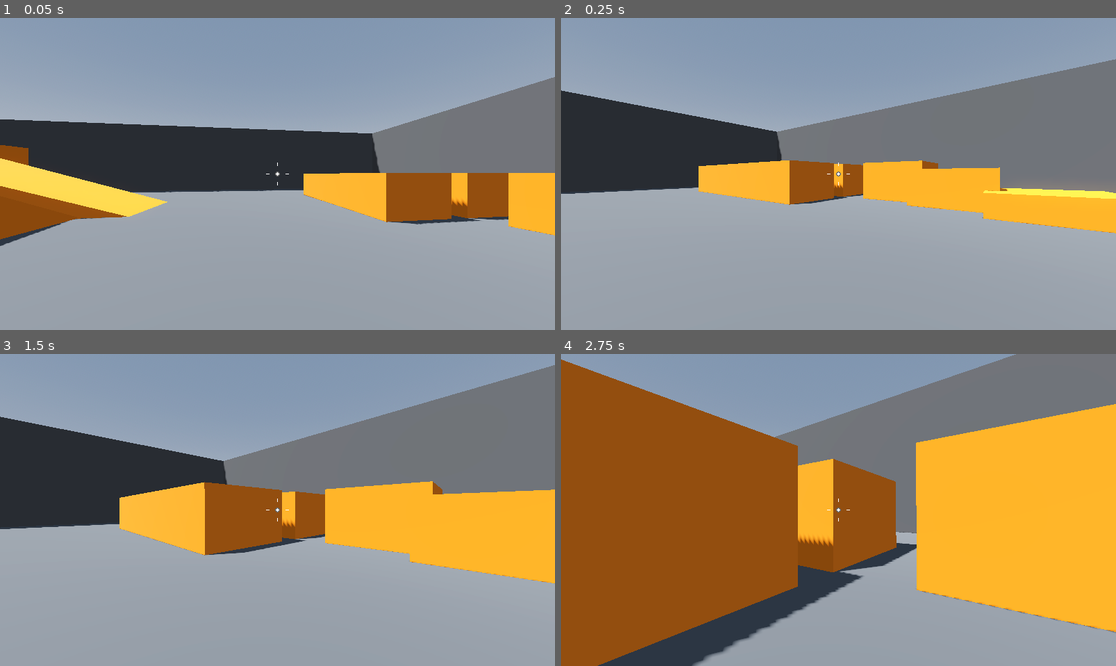
Above: before the commit, frames 1-4 (two rows, left to right).
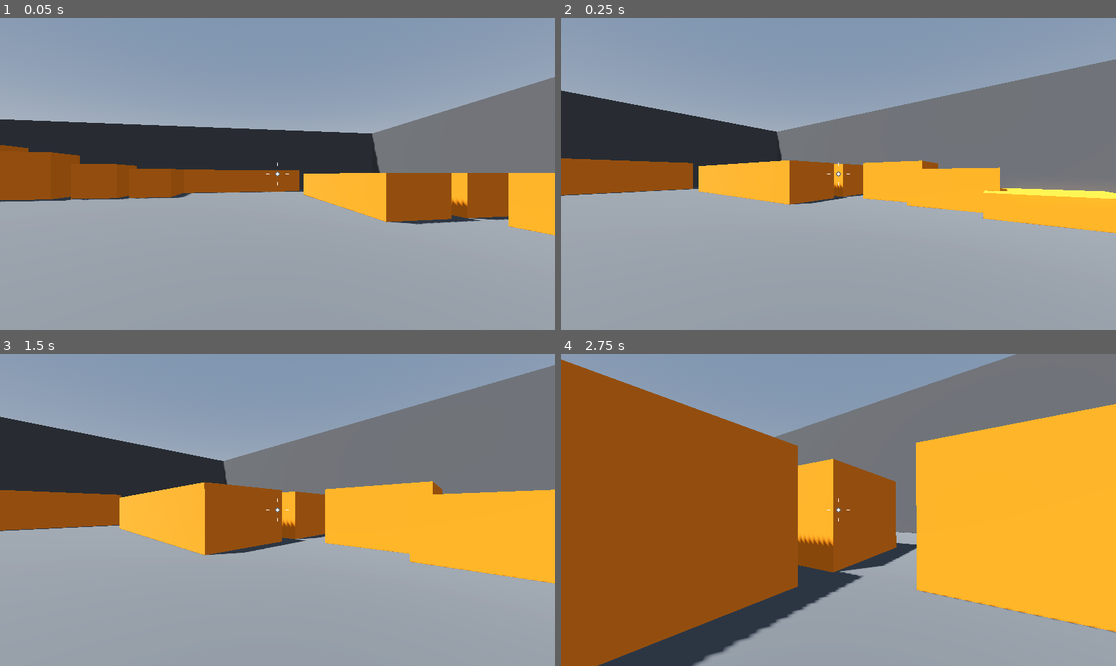
Above: after the commit, the same moments.

Repository: JorgeVelascoGames/FPS-template
Game: Godot game, scene res://Levels/Sandbox.tscn
Two runs of this game, one before a commit and one after it. Both use one fixed random seed, a clock stepped at 60 frames per second and the inputs below.
Inputs (mouse positions are in pixels of both pictures, inside the frame that each line leads up to):
- Up to frame 1 (0.05 s): no input
- Up to frame 2 (0.25 s): no input
- Up to frame 3 (1.5 s): move the mouse to (305, 510) at 0.52 s; hold W (move_forward) from 0.53 s (still down); tap Space (jump) at 0.77 s; move the mouse to (249, 510) at 1.27 s
- Up to frame 4 (2.75 s): keep holding W (move_forward); tap Space (jump) at 1.52 s; move the mouse to (849, 503) at 2.02 s

The runs differ from the first frame. In frame 1, 7.5% of the frame differs, in the area x 0-55%, y 42-74%; in frame 2, 2.4%; in frame 3, 2.5%; in frame 4, nothing differs.

Commit message:
-Extra elements added to sandbox

Diff:
--- a/Levels/Sandbox.tscn
+++ b/Levels/Sandbox.tscn
@@ -74,6 +74,36 @@
 size = Vector3(14.2253, 2.51166, 4)
 material = ExtResource("2_logh3")
 
+[node name="Platform9" type="CSGBox3D" parent="LevelObjects"]
+transform = Transform3D(1, 0, 0, 0, 1, 0, 0, 0, 1, 24.2691, 2.28172, -12.1838)
+use_collision = true
+size = Vector3(3.59826, 4.56345, 5.88348)
+material = ExtResource("2_logh3")
+
+[node name="Platform10" type="CSGBox3D" parent="LevelObjects"]
+transform = Transform3D(1, 0, 0, 0, 1, 0, 0, 0, 1, 24.5394, 1.7243, -5.5744)
+use_collision = true
+size = Vector3(4.1389, 3.4486, 4)
+material = ExtResource("2_logh3")
+
+[node name="Platform11" type="CSGBox3D" parent="LevelObjects"]
+transform = Transform3D(1, 0, 0, 0, 1, 0, 0, 0, 1, 27.3386, 1.5075, -0.439262)
+use_collision = true
+size = Vector3(9.73729, 3.01501, 4)
+material = ExtResource("2_logh3")
+
+[node name="Platform12" type="CSGBox3D" parent="LevelObjects"]
+transform = Transform3D(1, 0, 0, 0, 1, 0, 0, 0, 1, 29.9727, 1.5075, 9.13526)
+use_collision = true
+size = Vector3(5.10235, 3.01501, 15.9683)
+material = ExtResource("2_logh3")
+
+[node name="Platform13" type="CSGBox3D" parent="LevelObjects"]
+transform = Transform3D(1, 0, 0, 0, 1, 0, 0, 0, 1, 13.0975, 1.5075, -26.0294)
+use_collision = true
+size = Vector3(5.102, 3, 9.141)
+material = ExtResource("2_logh3")
+
 [node name="Platform8" type="CSGBox3D" parent="LevelObjects"]
 transform = Transform3D(1, 0, 0, 0, 1, 0, 0, 0, 1, 18.8174, 2.7, -19.8307)
 use_collision = true
@@ -117,7 +147,7 @@
 material = ExtResource("3_m4mti")
 
 [node name="Building7" type="CSGBox3D" parent="LevelObjects"]
-transform = Transform3D(1, 0, 0, 0, 1, 0, 0, 0, 1, 0.950417, 4.78809, -36.0061)
+transform = Transform3D(1.03593, 0, 0, 0, 1.03593, 0, 0, 0, 1.03593, 0.950417, 4.78809, -36.0061)
 use_collision = true
 size = Vector3(69.5572, 9.57617, 11.1852)
 material = ExtResource("3_m4mti")
@@ -135,7 +165,7 @@
 material = ExtResource("3_m4mti")
 
 [node name="CSGPolygon3D" type="CSGPolygon3D" parent="LevelObjects"]
-transform = Transform3D(1, 0, 0, 0, 1, 0, 0, 0, 1, 9.98831, -0.0304017, 0)
+transform = Transform3D(1, 0, 0, 0, 1, 0, 0, 0, 1, 3.20288, -0.0304017, 0)
 use_collision = true
 polygon = PackedVector2Array(-10.195, 0, -1.915, 1.895, 2.51, 0)
 depth = 2.99
@@ -149,8 +179,8 @@
 material = ExtResource("2_logh3")
 
 [node name="CSGPolygon3D3" type="CSGPolygon3D" parent="LevelObjects"]
-transform = Transform3D(-4.37114e-08, 0, 1, 0, 1, 0, -1, 0, -4.37114e-08, 18.5793, -0.0304017, -14.4848)
+transform = Transform3D(-1, 0, -8.74228e-08, 0, 1, 0, 8.74228e-08, 0, -1, 16.2048, -0.0304017, -30.9077)
 use_collision = true
-polygon = PackedVector2Array(-17.15, 0, 0.555, 5.4, 0.555, 0, 0.156903, -1.086)
-depth = 6.34
+polygon = PackedVector2Array(-11.225, 0, 0.555, 3, 0.555, 0, 0.156903, -1.086)
+depth = 4.05
 material = ExtResource("2_logh3")
